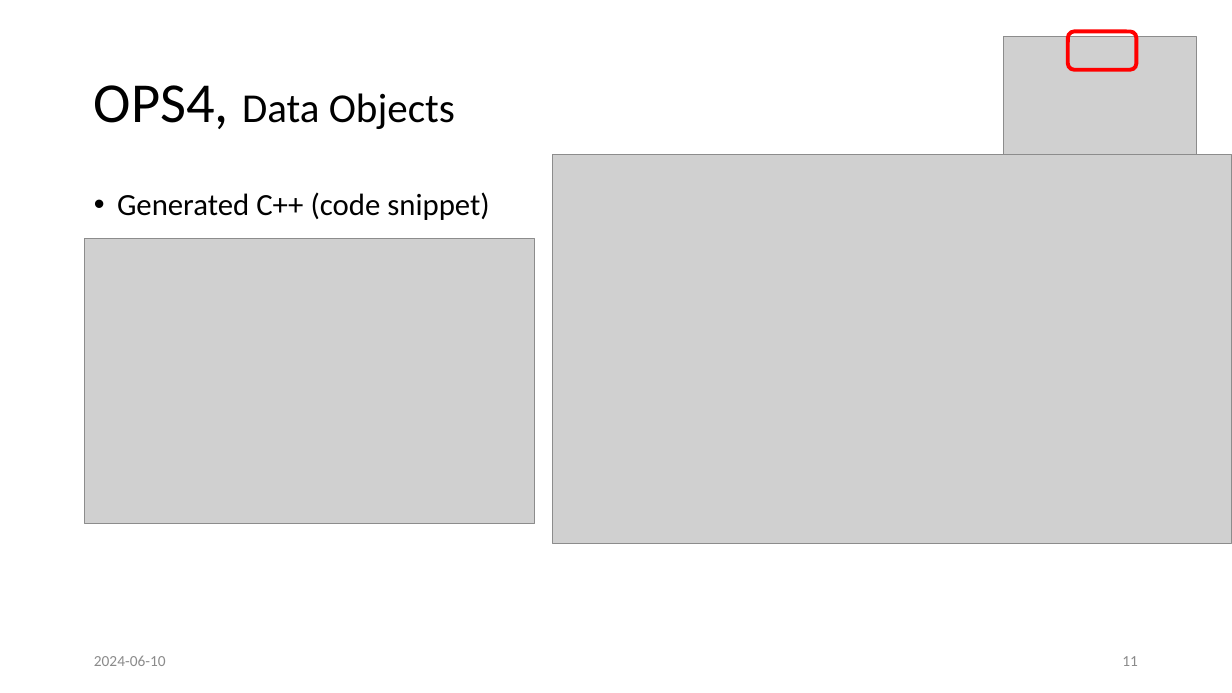
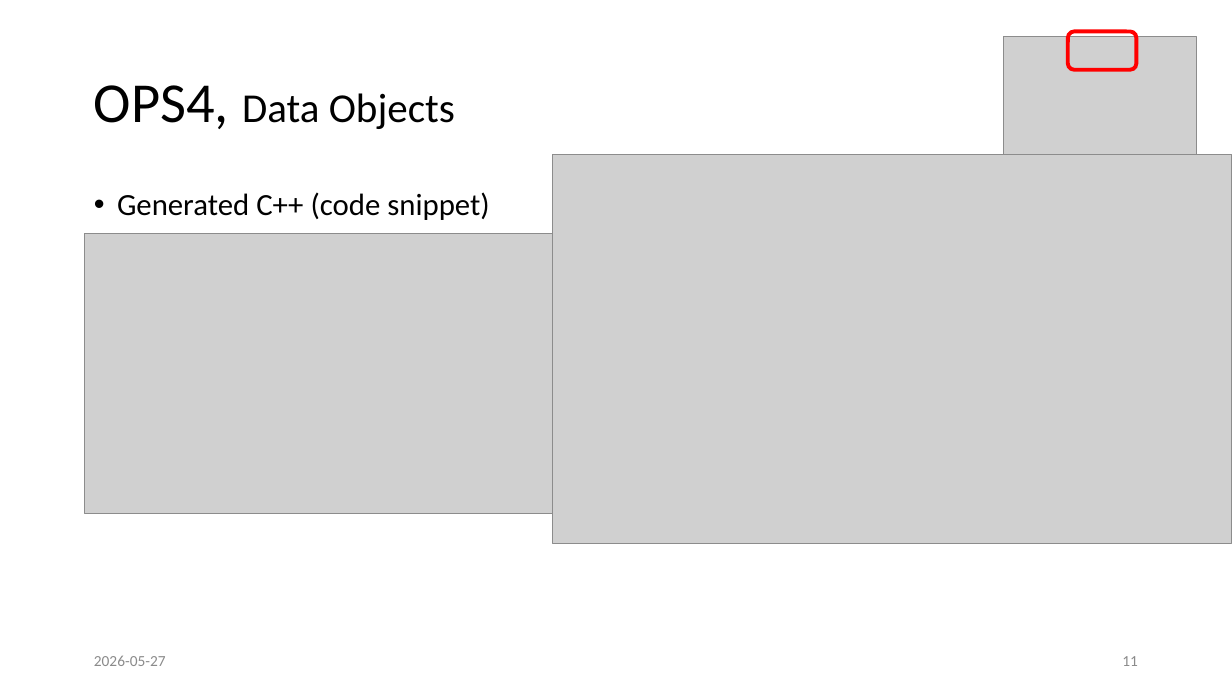
Before and after one commit to LelleAnd/ops, a slide deck: slide 11 of Doc/Ppt/OPS4 in depth.pptx. Drawn at 1232x693 pixels with LibreOffice and Linux fonts; fonts in the diff are those of the drawing; grey boxes stand for pictures. Boxes give left, top, right and bottom in pixels: in the first picture for what was removed or moved away, otherwise in the second. Text is boxed around its words. In the diff, an @@ line names an element or a change of style, - is before the commit and + after.

```diff
--- a/Doc/Ppt/OPS4 in depth.pptx
+++ b/Doc/Ppt/OPS4 in depth.pptx
@@ picture: place and size @@
-picture at (85,238,535,524)
+picture at (85,233,689,513)
@@ text at (94,655,166,666): text changed @@
-2024-06-10
+2026-05-27
```
Also in this commit, not shown: 32 other slides changed, 19 slides added, 4 slides removed.
